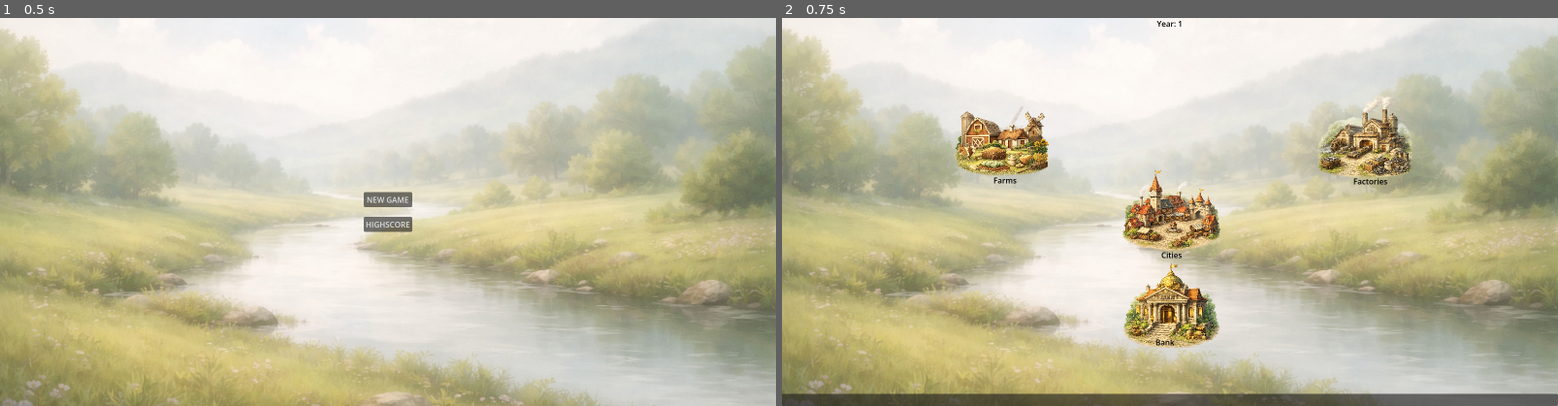
Above: before the commit, frames 1-2 (left to right).
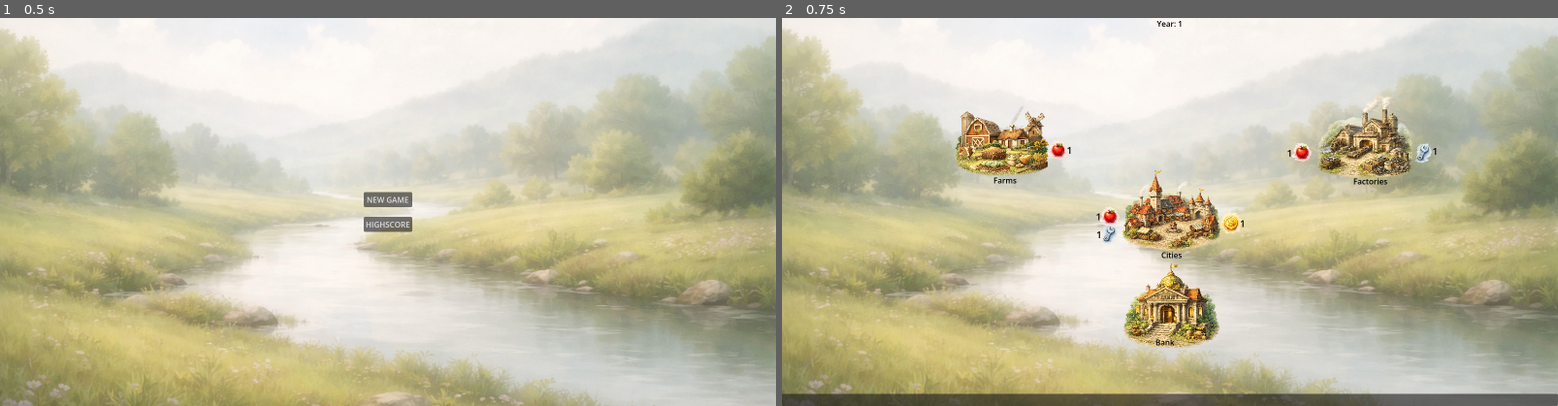
Above: after the commit, the same moments.

Repository: Indept-Studios/Don-t-Crash-The-Market
Game: Godot game, scene res://scenes/main_menu.tscn
The game is run twice, just before and just after one commit, with the same random seed, the same clock (stepped at 60 frames per second) and the same inputs.
Inputs:
- Up to frame 1 (0.5 s): no input
- Up to frame 2 (0.75 s): click "NEW GAME" at 0.5 s

Frame 1 is identical in both runs. In frame 2, 0.5% of the frame differs, in the area x 34-85%, y 31-58%.
Error in both runs: Invalid access to property or key 'RESOURCE_FOOD' on a base object of type 'Nil'. (res://scripts/game.gd:11)

Commit message:
FIX: building IO reflects modifiers

Diff:
--- a/scenes/game.tscn
+++ b/scenes/game.tscn
@@ -7,9 +7,11 @@
 [ext_resource type="Texture2D" uid="uid://dw0kjnyym1gdl" path="res://assets/art/Background.png" id="3_p57ef"]
 [ext_resource type="Texture2D" uid="uid://ccpuel180maei" path="res://assets/art/farm.png" id="4_gee14"]
 [ext_resource type="Texture2D" uid="uid://dhwvdn5i63myq" path="res://assets/art/factory.png" id="5_0tnpc"]
-[ext_resource type="Texture2D" uid="uid://loh1b3uw8dry" path="res://assets/art/horse.png" id="5_vtaks"]
+[ext_resource type="Texture2D" uid="uid://n7x4weyjv02c" path="res://assets/art/apple.png" id="5_dinhu"]
 [ext_resource type="Texture2D" uid="uid://bf61kaovl6x0x" path="res://assets/art/city.png" id="6_vtaks"]
 [ext_resource type="Texture2D" uid="uid://dt2lb7j4hw1j2" path="res://assets/art/bank.png" id="7_gee14"]
+[ext_resource type="Texture2D" uid="uid://csoy3iel4swxr" path="res://assets/art/tool.png" id="7_kvuet"]
+[ext_resource type="Texture2D" uid="uid://cb8kivhetci4v" path="res://assets/art/money.png" id="9_trtic"]
 
 [node name="Game" type="Node2D" unique_id=57234821 node_paths=PackedStringArray("highscore_manager")]
 script = ExtResource("1_uwrxv")
@@ -31,13 +33,26 @@
 
 [node name="Farms" type="Node" parent="Buildings" unique_id=2117054079]
 
-[node name="Horse" type="Sprite2D" parent="Buildings/Farms" unique_id=1594837191]
-visible = false
-position = Vector2(790, 257)
-scale = Vector2(0.099999994, 0.099999994)
-texture = ExtResource("5_vtaks")
-
-[node name="TextureRect" type="TextureRect" parent="Buildings/Farms" unique_id=965459775]
+[node name="In_Outputs" type="Node" parent="Buildings/Farms" unique_id=757336741]
+
+[node name="Output" type="TextureRect" parent="Buildings/Farms/In_Outputs" unique_id=1862504886]
+offset_left = 548.0
+offset_top = 246.0
+offset_right = 970.0
+offset_bottom = 758.0
+scale = Vector2(0.1, 0.1)
+texture = ExtResource("5_dinhu")
+
+[node name="OutputLabel" type="Label" parent="Buildings/Farms/In_Outputs" unique_id=187346386]
+offset_left = 587.0
+offset_top = 258.0
+offset_right = 610.0
+offset_bottom = 313.0
+theme_override_colors/font_color = Color(0.030933155, 0.030933155, 0.030933155, 1)
+theme_override_font_sizes/font_size = 20
+text = "1"
+
+[node name="Icon" type="TextureRect" parent="Buildings/Farms" unique_id=965459775]
 offset_left = 350.0
 offset_top = 150.0
 offset_right = 350.0
@@ -64,7 +79,43 @@
 
 [node name="Factories" type="Node" parent="Buildings" unique_id=454222383]
 
-[node name="TextureRect" type="TextureRect" parent="Buildings/Factories" unique_id=238638132]
+[node name="In_Outputs" type="Node" parent="Buildings/Factories" unique_id=222917452]
+
+[node name="Output" type="TextureRect" parent="Buildings/Factories/In_Outputs" unique_id=70862095]
+offset_left = 1302.0
+offset_top = 252.0
+offset_right = 1724.0
+offset_bottom = 764.0
+scale = Vector2(0.1, 0.1)
+texture = ExtResource("7_kvuet")
+
+[node name="Input" type="TextureRect" parent="Buildings/Factories/In_Outputs" unique_id=634958443]
+offset_left = 1051.0
+offset_top = 251.0
+offset_right = 1473.0
+offset_bottom = 763.0
+scale = Vector2(0.1, 0.1)
+texture = ExtResource("5_dinhu")
+
+[node name="OutputLabel" type="Label" parent="Buildings/Factories/In_Outputs" unique_id=1526134581]
+offset_left = 1341.0
+offset_top = 260.0
+offset_right = 1364.0
+offset_bottom = 315.0
+theme_override_colors/font_color = Color(0.030933155, 0.030933155, 0.030933155, 1)
+theme_override_font_sizes/font_size = 20
+text = "1"
+
+[node name="InputLabel" type="Label" parent="Buildings/Factories/In_Outputs" unique_id=1581756983]
+offset_left = 1041.0
+offset_top = 264.0
+offset_right = 1064.0
+offset_bottom = 319.0
+theme_override_colors/font_color = Color(0.030933155, 0.030933155, 0.030933155, 1)
+theme_override_font_sizes/font_size = 20
+text = "1"
+
+[node name="Icon" type="TextureRect" parent="Buildings/Factories" unique_id=238638132]
 offset_left = 1100.0
 offset_top = 150.0
 offset_right = 2124.0
@@ -91,7 +142,60 @@
 
 [node name="Cities" type="Node" parent="Buildings" unique_id=1865338654]
 
-[node name="TextureRect" type="TextureRect" parent="Buildings/Cities" unique_id=1733736515]
+[node name="In_Outputs" type="Node" parent="Buildings/Cities" unique_id=1110832304]
+
+[node name="Output" type="TextureRect" parent="Buildings/Cities/In_Outputs" unique_id=236336086]
+offset_left = 903.0
+offset_top = 397.0
+offset_right = 1382.0
+offset_bottom = 909.0
+scale = Vector2(0.1, 0.1)
+texture = ExtResource("9_trtic")
+
+[node name="Input" type="TextureRect" parent="Buildings/Cities/In_Outputs" unique_id=755234578]
+offset_left = 655.0
+offset_top = 383.0
+offset_right = 1077.0
+offset_bottom = 895.0
+scale = Vector2(0.1, 0.1)
+texture = ExtResource("5_dinhu")
+
+[node name="Input2" type="TextureRect" parent="Buildings/Cities/In_Outputs" unique_id=1535713285]
+offset_left = 655.0
+offset_top = 419.0
+offset_right = 1077.0
+offset_bottom = 931.0
+scale = Vector2(0.1, 0.1)
+texture = ExtResource("7_kvuet")
+
+[node name="InputLabel1" type="Label" parent="Buildings/Cities/In_Outputs" unique_id=352532750]
+offset_left = 647.0
+offset_top = 395.0
+offset_right = 670.0
+offset_bottom = 450.0
+theme_override_colors/font_color = Color(0.030933155, 0.030933155, 0.030933155, 1)
+theme_override_font_sizes/font_size = 20
+text = "1"
+
+[node name="InputLabel2" type="Label" parent="Buildings/Cities/In_Outputs" unique_id=826716149]
+offset_left = 648.0
+offset_top = 432.0
+offset_right = 671.0
+offset_bottom = 487.0
+theme_override_colors/font_color = Color(0.030933155, 0.030933155, 0.030933155, 1)
+theme_override_font_sizes/font_size = 20
+text = "1"
+
+[node name="OutputLabel" type="Label" parent="Buildings/Cities/In_Outputs" unique_id=763820294]
+offset_left = 944.0
+offset_top = 409.0
+offset_right = 967.0
+offset_bottom = 464.0
+theme_override_colors/font_color = Color(0.030933155, 0.030933155, 0.030933155, 1)
+theme_override_font_sizes/font_size = 20
+text = "1"
+
+[node name="Icon" type="TextureRect" parent="Buildings/Cities" unique_id=1733736515]
 offset_left = 700.0
 offset_top = 300.0
 offset_right = 1724.0
@@ -118,7 +222,7 @@
 
 [node name="Bank" type="Node" parent="Buildings" unique_id=1635757743]
 
-[node name="TextureRect" type="TextureRect" parent="Buildings/Bank" unique_id=344492558]
+[node name="Icon" type="TextureRect" parent="Buildings/Bank" unique_id=344492558]
 offset_left = 700.0
 offset_top = 500.0
 offset_right = 1724.0
--- a/scripts/game.gd
+++ b/scripts/game.gd
@@ -186,6 +186,8 @@
 
 func card_selected(card:Dictionary) -> void:
 	var success = card_manager.apply_card(card,self)
+	buildings_changed.emit()
+	resources_changed.emit()
 	if not success:
 		return
 	$UI/CardPopup.hide()
--- a/scripts/ui.gd
+++ b/scripts/ui.gd
@@ -1,4 +1,6 @@
 extends CanvasLayer
+
+@onready var game = get_parent()
 
 @onready var food = $Panel/HBoxContainer/Food
 @onready var tools = $Panel/HBoxContainer/Tools
@@ -8,6 +10,15 @@
 @onready var factories_count = $"../Buildings/Factories/Name"
 @onready var cities_count = $"../Buildings/Cities/Name"
 @onready var year_label = $YearLabel
+#FARMS
+@onready var output_label_Farm = $"../Buildings/Farms/In_Outputs/OutputLabel"
+#FACTORIES
+@onready var input_label_Factory = $"../Buildings/Factories/In_Outputs/InputLabel"
+@onready var output_label_Factory = $"../Buildings/Factories/In_Outputs/OutputLabel"
+#CITIES
+@onready var input_label_1_City = $"../Buildings/Cities/In_Outputs/InputLabel1"
+@onready var input_label_2_City = $"../Buildings/Cities/In_Outputs/InputLabel2"
+@onready var output_label_City = $"../Buildings/Cities/In_Outputs/OutputLabel"
 
 
 var card_scene = preload("res://scenes/card.tscn")
@@ -44,6 +55,7 @@
 		farms_count.text = "%d %s" % [farm_count, pluralize(farm_count, "FARM", "FARMS")]
 		factories_count.text = "%d %s" % [factory_count, pluralize(factory_count, "FACTORY", "FACTORIES")]
 		cities_count.text = "%d %s" % [city_count, pluralize(city_count, "CITY", "CITIES")]
+		update_building_io(buildings)
 
 func pluralize(count: int, singular: String, plural: String) -> String:
 	return singular if count == 1 else plural
@@ -54,3 +66,67 @@
 func _ready():
 	year_label.text = "Year: 1"
 	get_parent().tick_started.connect(update_year)
+
+func update_building_io(buildings: Dictionary) -> void:
+	update_farm_io(buildings)
+	update_factory_io(buildings)
+	update_city_io(buildings)
+
+func update_farm_io(buildings: Dictionary) -> void:
+	var farms = buildings.get(Constants.BUILDING_FARM, [])
+	if farms.is_empty():
+		output_label_Farm.text = "0"
+		return
+
+	var farm = farms[0]
+	var base_food = farm.outputs.get(Constants.RESOURCE_FOOD, 0)
+	var modifier = game.get_modifier("farm_output")
+	var effective_food = game.get_modified_value(base_food, modifier, 0)
+
+	output_label_Farm.text = str(effective_food)
+
+func update_factory_io(buildings: Dictionary) -> void:
+	var factories = buildings.get(Constants.BUILDING_FACTORY, [])
+	if factories.is_empty():
+		input_label_Factory.text = "0"
+		output_label_Factory.text = "0"
+		return
+
+	var factory = factories[0]
+
+	var base_food = factory.inputs.get(Constants.RESOURCE_FOOD, 0)
+	var food_modifier = game.get_modifier("factory_food_input")
+	var effective_food = game.get_modified_value(base_food, food_modifier, 1)
+
+	var base_tools = factory.outputs.get(Constants.RESOURCE_TOOLS, 0)
+	var tools_modifier = game.get_modifier("factory_output")
+	var effective_tools = game.get_modified_value(base_tools, tools_modifier, 0)
+
+	input_label_Factory.text = str(effective_food)
+	output_label_Factory.text = str(effective_tools)
+
+func update_city_io(buildings: Dictionary) -> void:
+	var cities = buildings.get(Constants.BUILDING_CITY, [])
+	if cities.is_empty():
+		input_label_1_City.text = "0"
+		input_label_2_City.text = "0"
+		output_label_City.text = "0"
+		return
+
+	var city = cities[0]
+
+	var base_food = city.inputs.get(Constants.RESOURCE_FOOD, 0)
+	var food_modifier = game.get_modifier("city_food_input")
+	var effective_food = game.get_modified_value(base_food, food_modifier, 1)
+
+	var base_tools = city.inputs.get(Constants.RESOURCE_TOOLS, 0)
+	var tools_modifier = game.get_modifier("city_tools_input")
+	var effective_tools = game.get_modified_value(base_tools, tools_modifier, 1)
+
+	var base_money = city.outputs.get(Constants.RESOURCE_MONEY, 0)
+	var money_modifier = game.get_modifier("city_money_output")
+	var effective_money = game.get_modified_value(base_money, money_modifier, 0)
+
+	input_label_1_City.text = str(effective_food)
+	input_label_2_City.text = str(effective_tools)
+	output_label_City.text = str(effective_money)
Binary file added: assets/art/apple.png
Binary file removed: assets/art/horse.png
Binary file added: assets/art/money.png
Binary file added: assets/art/tool.png
